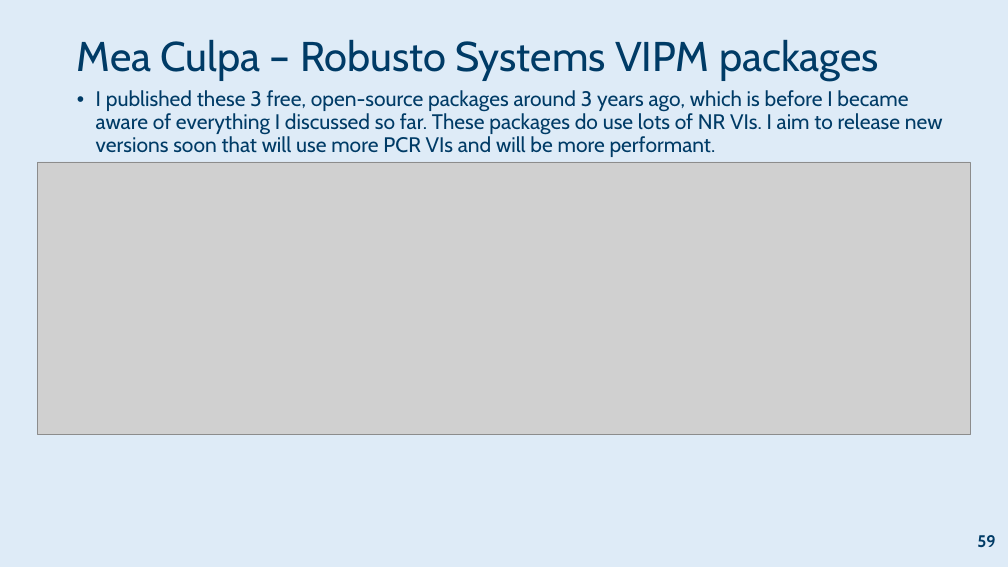
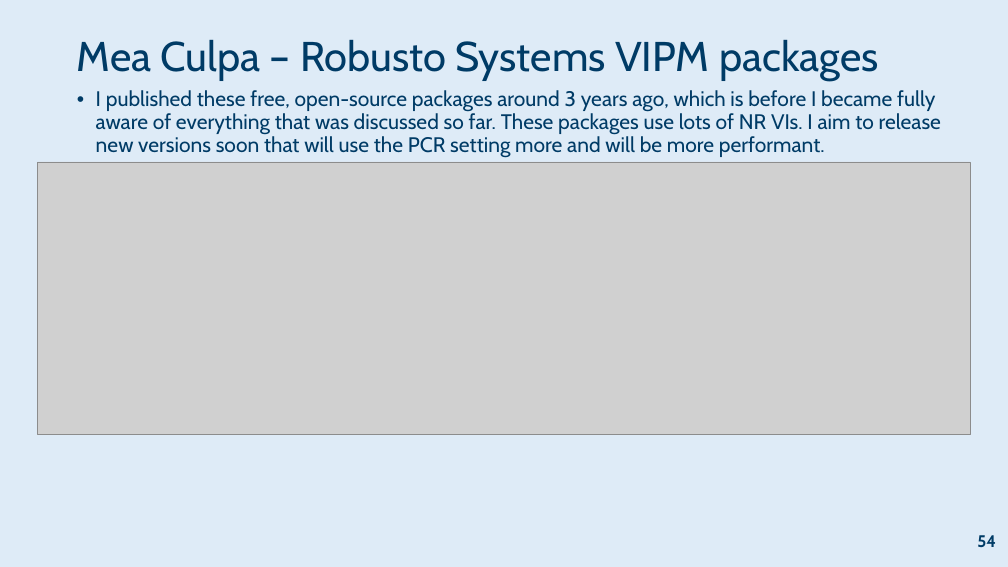
Before and after one commit to RobustoSystems/LabVIEWMultithreading, a slide deck: slide 54 of 2026-09-23 LabVIEW Multithreading and VI Execution Settings (GDevCon7).pptx (slide 59 before the commit). Drawn at 1008x567 pixels with LibreOffice and Linux fonts; fonts in the diff are those of the drawing; grey boxes stand for pictures; background and template pictures are left out. Boxes give left, top, right and bottom in pixels: in the first picture for what was removed or moved away, otherwise in the second. Text is boxed around its words. In the diff, an @@ line names an element or a change of style, - is before the commit and + after.

```diff
--- a/2026-09-23 LabVIEW Multithreading and VI Execution Settings (GDevCon7).pptx
+++ b/2026-09-23 LabVIEW Multithreading and VI Execution Settings (GDevCon7).pptx
@@ text at box(96, 90, 941, 158): text changed @@
-• I published these 3 free, open-source packages around 3 years ago, which is before I became aware of everything I discussed so far. These packages do use lots of NR VIs. I aim to release new versions soon that will use more PCR VIs and will be more performant.
+• I published these free, open-source packages around 3 years ago, which is before I became fully aware of everything that was discussed so far. These packages use lots of NR VIs. I aim to release new versions soon that will use the PCR setting more and will be more performant.
@@ page number at box(977, 535, 996, 547): text changed @@
-59
+54
```
Also in this commit, not shown: 4 other slides changed, 5 slides removed.
